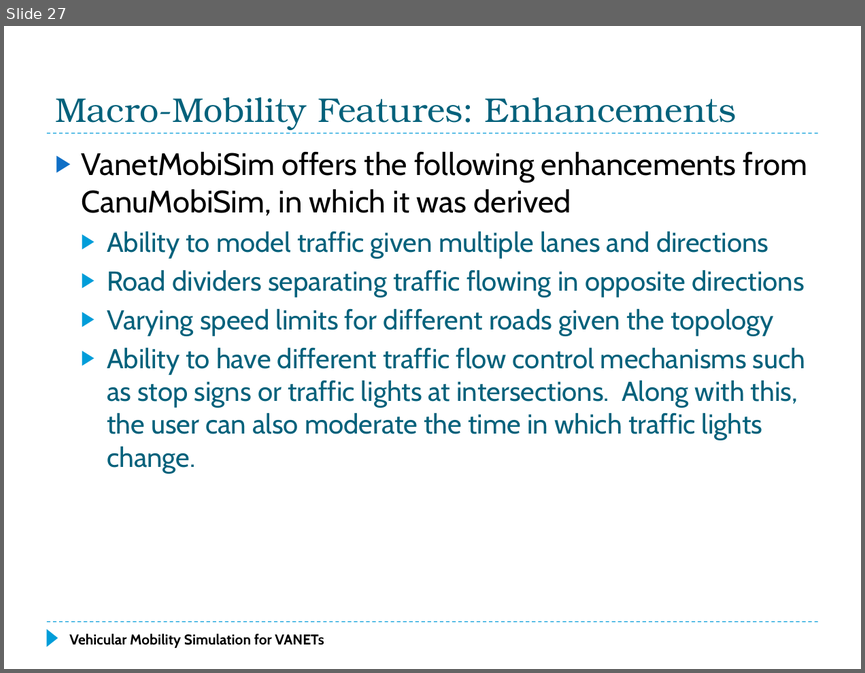
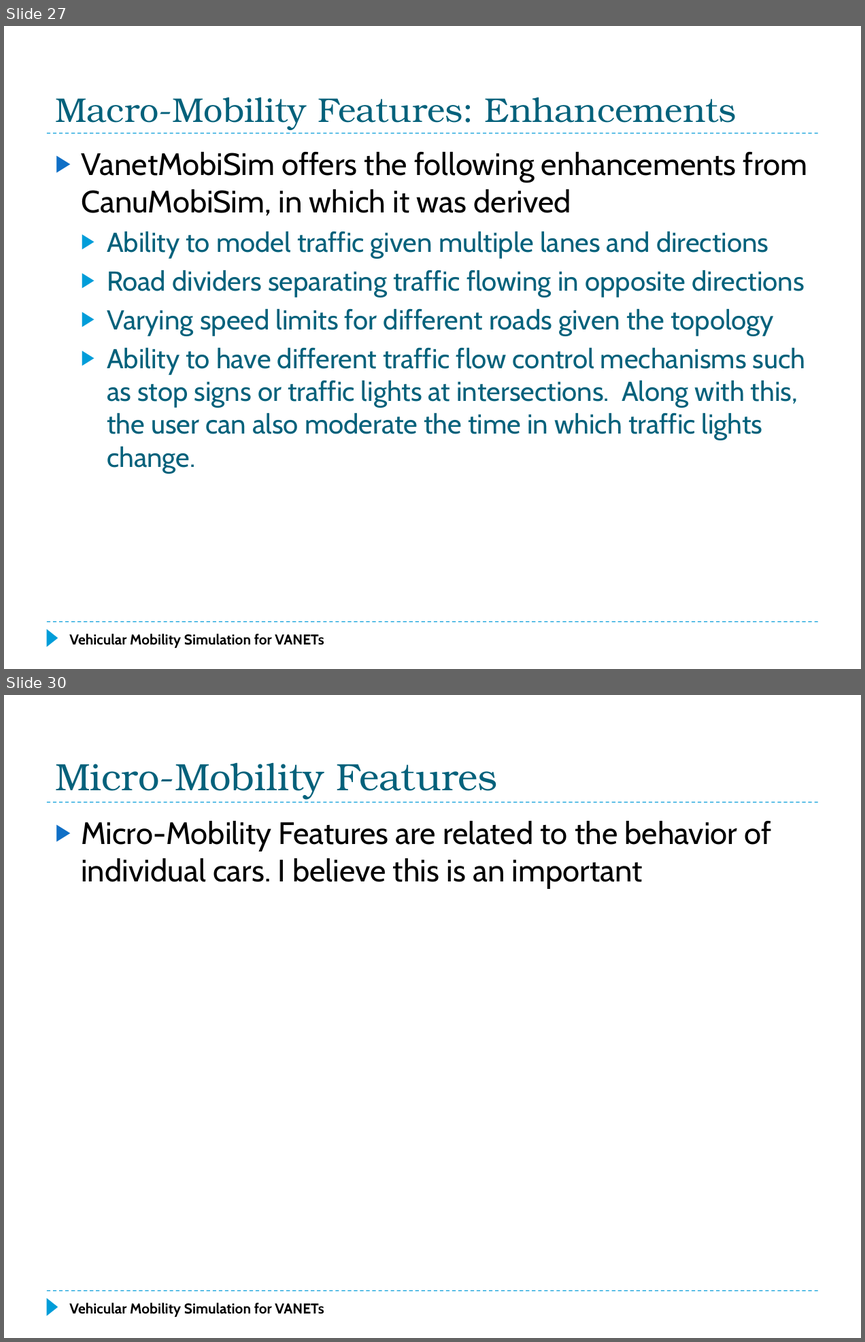
Before and after one commit to f33losopher/EEMaster_VANET, a slide deck: VANET_Felix.pptx. Shown one above the other, each under a label of ours: slide 27 before the commit, slides 27 and 30 after it; the slides between them are not shown. The pictures are 865x673 and 865x1342 pixels, drawn with LibreOffice and Linux fonts; fonts in the diff are those of the drawing. Boxes give left, top, right and bottom in pixels: in the first picture for what was removed or moved away, otherwise in the second. Text is boxed around its words. In the diff, an @@ line names an element or a change of style, - is before the commit and + after.

Commit message:
Finished Paper. Doing power point from Micro Mobility

```diff
--- a/VANET_Felix.pptx
+++ b/VANET_Felix.pptx
@@ slide 30 added at (4, 695, 861, 1338), background #FFFFFF; not listed: 3 template elements that a slide beside it also shows @@
@@ title added at (55, 763, 497, 799), 32 pt, text #04617B @@
+Micro-Mobility Features
@@ text added at (81, 821, 772, 888), 26 pt, text #000000 @@
+▶ Micro-Mobility Features are related to the behavior of individual cars. I believe this is an important
@@ text added at (69, 1302, 324, 1317), 12 pt, text #000000, bold @@
+Vehicular Mobility Simulation for VANETs
```
Also in this commit, not shown: 1 slide changed, 1 other slide added, 1 other file.
